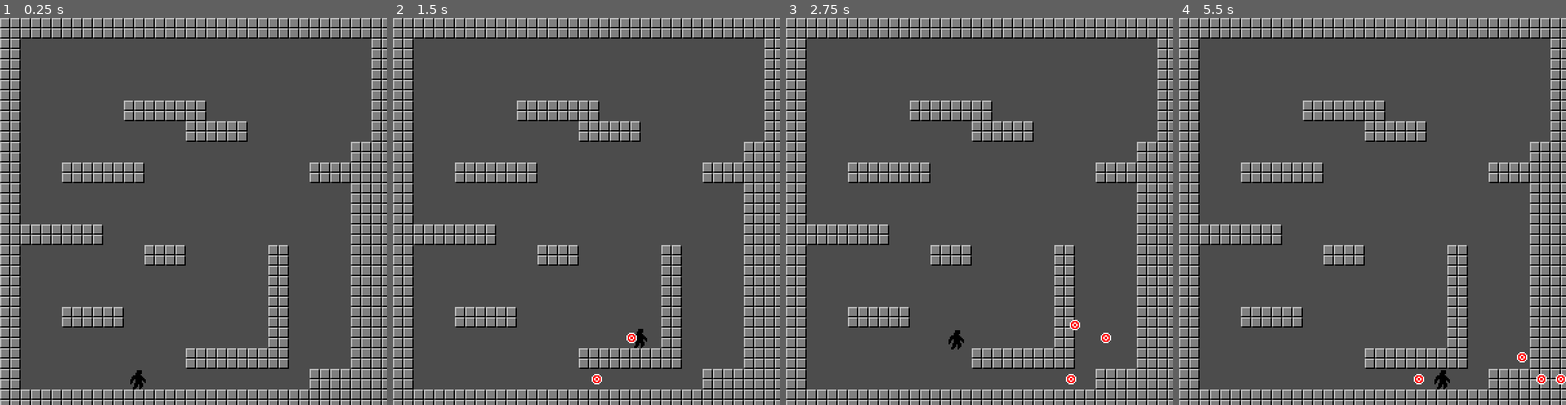
Above: before the commit, frames 1-4 (left to right).
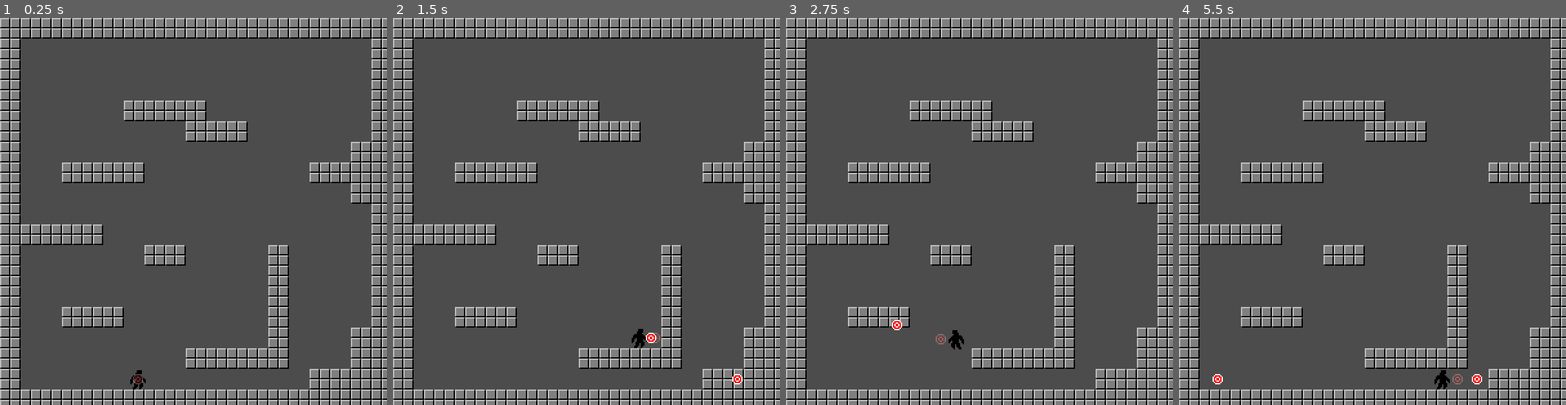
Above: after the commit, the same moments.

Repository: hectorid/jeonsa_prototype
Game: Godot game, scene res://scenes/Level.tscn
Two runs of this game, one before a commit and one after it. Both use one fixed random seed, a clock stepped at 60 frames per second and the inputs below.
Inputs:
- Up to frame 1 (0.25 s): no input
- Up to frame 2 (1.5 s): tap Enter at 0.5 s; hold D (move_right) from 0.53 s (still down); tap J (shoot) at 0.6, 1.35 s; tap K (jump) at 0.77 s
- Up to frame 3 (2.75 s): tap K (jump) at 1.52 s; release D (move_right) at 2.03 s; hold A (move_left) from 2.03 s (still down); tap J (shoot) at 2.1 s
- Up to frame 4 (5.5 s): release A (move_left) at 2.78 s; hold D (move_right) 2.78-4.28 s; tap J (shoot) every 0.75 s from 2.85 to 5.1 s; tap K (jump) at 3.02, 3.77, 4.52 s; hold A (move_left) 4.28-5.03 s; hold D (move_right) from 5.03 s (still down)

The runs differ from the first frame. In frame 1, 1.7% of the frame differs, in the area x 34-96%, y 48-95%; in frame 2, 1.9%; in frame 3, 2.0%; in frame 4, 2.1%, in the area x 8-100%, y 48-95%.

Commit message:
Sprite Flipping and Projectile Targeting

Diff:
--- a/scenes/Level.tscn
+++ b/scenes/Level.tscn
@@ -29,10 +29,10 @@
 script = ExtResource( 1 )
 
 [node name="Player" parent="." instance=ExtResource( 2 )]
-position = Vector2( 106.775, 260.264 )
+position = Vector2( 106.775, 280.1 )
 
 [node name="TileMap" type="TileMap" parent="."]
 tile_set = SubResource( 2 )
 cell_size = Vector2( 16, 16 )
 format = 1
-tile_data = PoolIntArray( 0, 0, 0, 1, 0, 0, 2, 0, 0, 3, 0, 0 …(571 unchanged characters)…  0, 0, 524306, 0, 0, 589824, 0, 0, 589841, 0, 0, 589842, 0, 0, 655360, 0, 0, 655361, 0, 0, 655362, 0, 0, 655363, 0, 0, 655364, 0, 0, 655377, 0, 0, 655378, 0, 0, 720896, 0, 0, 720903, 0, 0, 720904, 0, 0, 720909, 0, 0, 720913, 0, 0, 720914, 0, 0, 786432, 0, 0, 786445, 0, 0, 786449, 0, 0, 786450, 0, 0, 851968, 0, 0, 851981, 0, 0, 851985, 0, 0, 851986, 0, 0, 917504, 0, 0, 917507, 0, 0, 917508, 0, 0, 917509, 0, 0, 917517, 0, 0, 917521, 0, 0, 917522, 0, 0, 983040, 0, 0, 9830 …(518 unchanged characters)…
+tile_data = PoolIntArray( 0, 0, 0, 1, 0, 0, 2, 0, 0, 3, 0, 0 …(571 unchanged characters)…  0, 0, 524306, 0, 0, 589824, 0, 0, 589842, 0, 0, 655360, 0, 0, 655361, 0, 0, 655362, 0, 0, 655363, 0, 0, 655364, 0, 0, 655378, 0, 0, 720896, 0, 0, 720903, 0, 0, 720904, 0, 0, 720909, 0, 0, 720914, 0, 0, 786432, 0, 0, 786445, 0, 0, 786450, 0, 0, 851968, 0, 0, 851981, 0, 0, 851986, 0, 0, 917504, 0, 0, 917507, 0, 0, 917508, 0, 0, 917509, 0, 0, 917517, 0, 0, 917522, 0, 0, 983040, 0, 0, 9830 …(518 unchanged characters)…
--- a/scenes/Player.tscn
+++ b/scenes/Player.tscn
@@ -1,12 +1,14 @@
-[gd_scene load_steps=4 format=2]
+[gd_scene load_steps=5 format=2]
 
 [ext_resource path="res://scripts/Player.gd" type="Script" id=1]
 [ext_resource path="res://sprites/player_test.png" type="Texture" id=2]
+[ext_resource path="res://sprites/projectile_test.png" type="Texture" id=3]
 
 [sub_resource type="RectangleShape2D" id=1]
 extents = Vector2( 6, 7.9 )
 
 [node name="Player" type="KinematicBody2D"]
+position = Vector2( 0, 38743.4 )
 script = ExtResource( 1 )
 
 [node name="CollisionBox" type="CollisionShape2D" parent="."]
@@ -14,3 +16,7 @@
 
 [node name="Sprite" type="Sprite" parent="."]
 texture = ExtResource( 2 )
+
+[node name="TargetIndicator" type="Sprite" parent="."]
+self_modulate = Color( 1, 1, 1, 0.25 )
+texture = ExtResource( 3 )
--- a/scripts/Player.gd
+++ b/scripts/Player.gd
@@ -7,6 +7,7 @@
 const GRAVITY : float = 800.0
 const MOVE_SPEED : float = 100.0
 const JUMP_FORCE : float = 250.0
+const TARGET_INDICATOR_DISTANCE : int = 12
 
 var velocity : Vector2
 
@@ -15,25 +16,27 @@
 var is_on_floor : bool
 var is_on_wall : bool
 
+var target_direction : Vector2
+
 func _ready() -> void:
 	pass
 
 func _physics_process(delta) -> void:
-#	var INPUT_MOVE_UP := Input.get_action_strength('move_up')
-#	var INPUT_MOVE_DOWN := Input.get_action_strength('move_down')
+	var INPUT_MOVE_UP := Input.get_action_strength('move_up')
+	var INPUT_MOVE_DOWN := Input.get_action_strength('move_down')
 	var INPUT_MOVE_LEFT := Input.get_action_strength('move_left')
 	var INPUT_MOVE_RIGHT := Input.get_action_strength('move_right')
 	var INPUT_JUMP := Input.is_action_just_pressed("jump")
 	var INPUT_SHOOT := Input.is_action_just_pressed("shoot")
 
 	var input_direction := Vector2()
+	input_direction.x = INPUT_MOVE_RIGHT - INPUT_MOVE_LEFT
+	input_direction.y = INPUT_MOVE_DOWN - INPUT_MOVE_UP
 
 	is_falling = velocity.y > 0
 	is_on_ceiling = is_on_ceiling()
 	is_on_floor = is_on_floor()
 	is_on_wall = is_on_wall()
-
-	input_direction.x = INPUT_MOVE_RIGHT - INPUT_MOVE_LEFT
 
 	velocity.x = input_direction.x * MOVE_SPEED
 
@@ -42,9 +45,17 @@
 	if (is_on_floor or (is_on_wall and is_falling)) and INPUT_JUMP:
 		velocity.y = -JUMP_FORCE
 
+	if velocity.x:
+		$Sprite.flip_h = velocity.x < 0
+
 	velocity = move_and_slide(velocity, FLOOR_NORMAL)
+
+	if input_direction:
+		target_direction = input_direction.normalized()
+		$TargetIndicator.position = target_direction * TARGET_INDICATOR_DISTANCE
 
 	if INPUT_SHOOT:
 		var proj = PROJ_SCN.instance()
 		proj.global_position = global_position
+		proj.direction = target_direction
 		Game.spawn(proj)
--- a/scripts/Projectile.gd
+++ b/scripts/Projectile.gd
@@ -1,7 +1,7 @@
 extends Area2D
 class_name Projectile
 
-const SPEED = 50
+const SPEED = 175
 
 var direction : Vector2 = Vector2(1,0)
 
